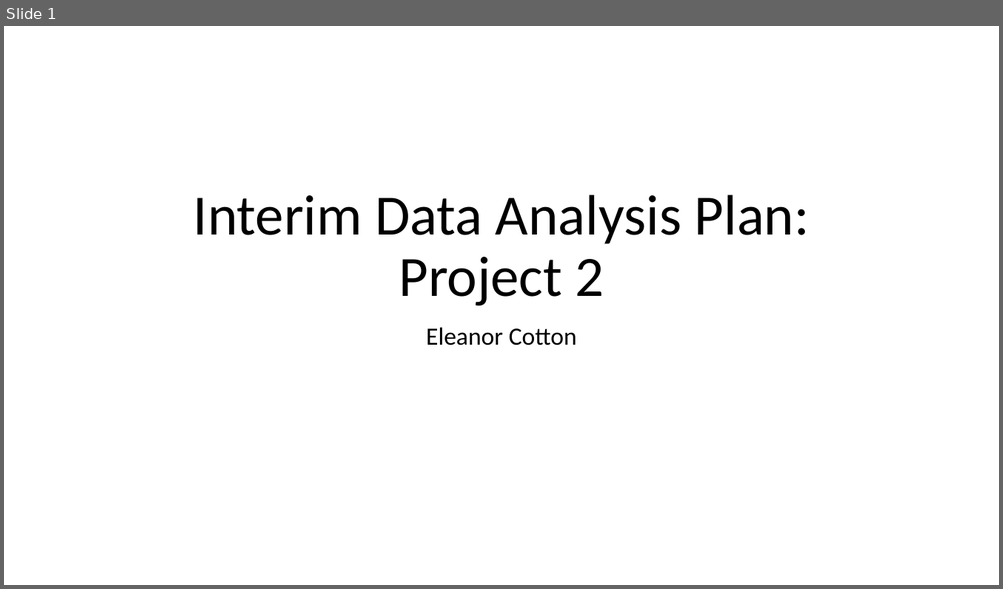
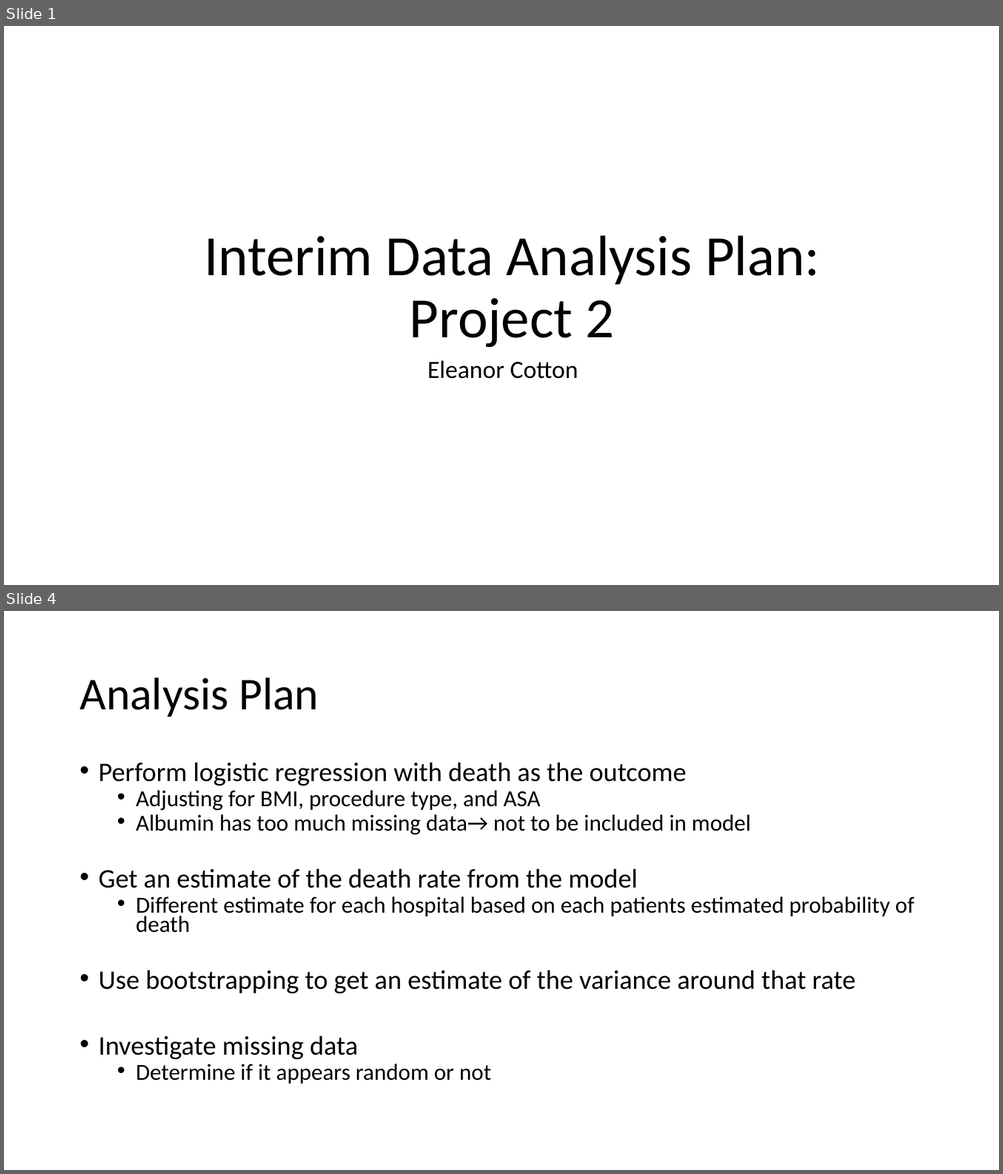
Before and after one commit to elcotton/bios6623-elcotton, a slide deck: Project2/Reports/BIOS6623_Project2_InterimPresentation.pptx. Shown one above the other, each under a label of ours: slide 1 before the commit, slides 1 and 4 after it; the slides between them are not shown. The pictures are 1003x589 and 1003x1174 pixels, drawn with LibreOffice and Linux fonts; fonts in the diff are those of the drawing. Boxes give left, top, right and bottom in pixels: in the first picture for what was removed or moved away, otherwise in the second. Text is boxed around its words. In the diff, an @@ line names an element or a change of style, - is before the commit and + after.

Commit message:
Interim Project 2 stuff

```diff
--- a/Project2/Reports/BIOS6623_Project2_InterimPresentation.pptx
+++ b/Project2/Reports/BIOS6623_Project2_InterimPresentation.pptx
@@ slide 4 added at (4, 611, 999, 1170), background #FFFFFF @@
@@ title added at (79, 678, 319, 717), 44 pt, text #000000 @@
+Analysis Plan
@@ text added at (99, 762, 914, 1084), 22.2 pt, text #000000 @@
+• Perform logistic regression with death as the outcome
+  • Adjusting for BMI, procedure type, and ASA
+  • Albumin has too much missing data→ not to be included in model
+• Get an estimate of the death rate from the model
+  • Different estimate for each hospital based on each patients estimated probability of death
+• Use bootstrapping to get an estimate of the variance around that rate
+• Investigate missing data
+  • Determine if it appears random or not
@@ slide 1 changed as well @@
@@ title "Interim Data Analysis Plan: Project ...": place and size @@
-title "Interim Data Analysis Plan: Project ..." at (193, 195, 809, 306)
+title "Interim Data Analysis Plan: Project ..." at (204, 235, 819, 348)
@@ subtitle "Eleanor Cotton": place and size @@
-subtitle "Eleanor Cotton" at (426, 327, 577, 346)
+subtitle "Eleanor Cotton" at (427, 360, 578, 379)
```
Also in this commit, not shown: 1 other slide changed, 1 other slide added, 2 slides removed, 5 other files.
